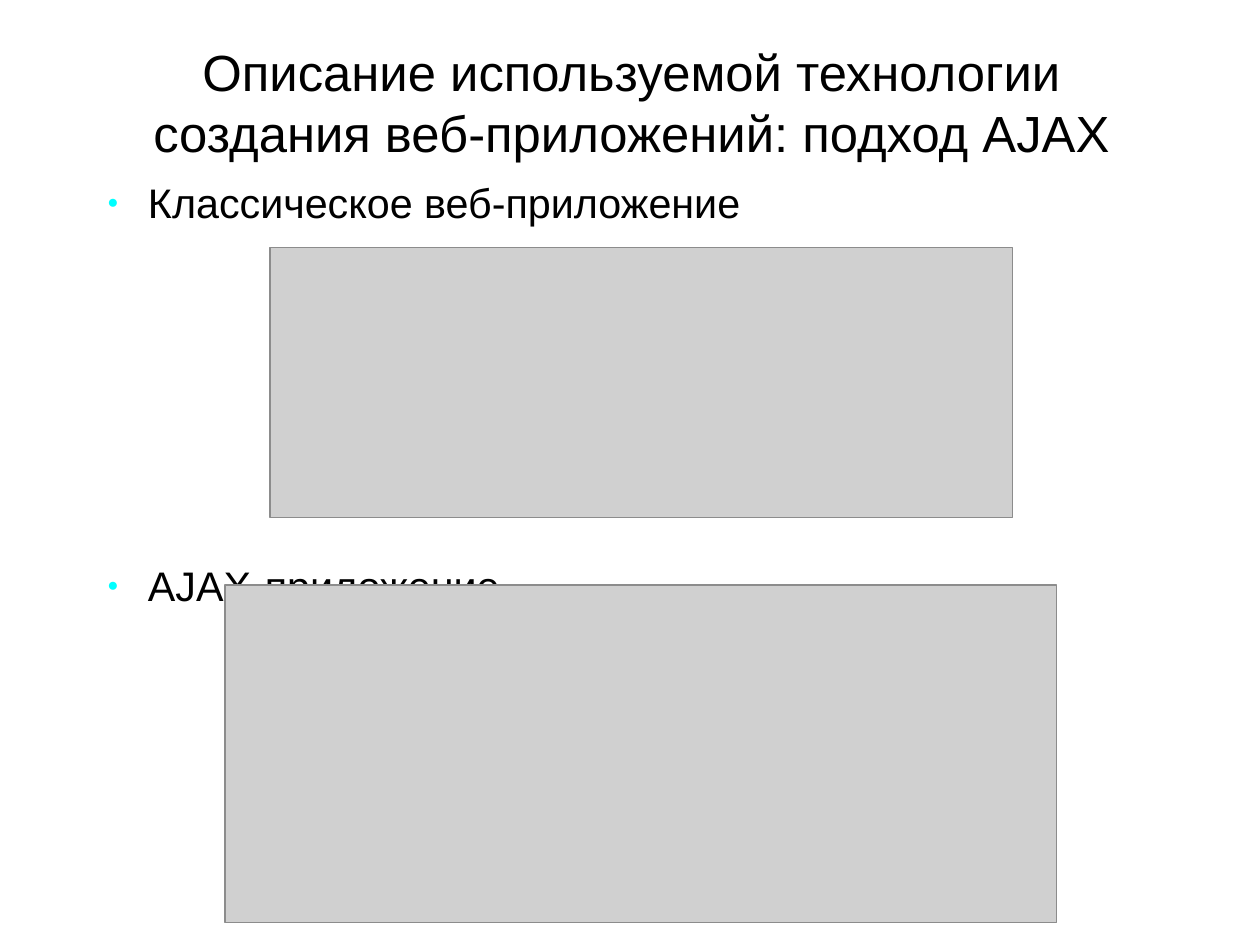
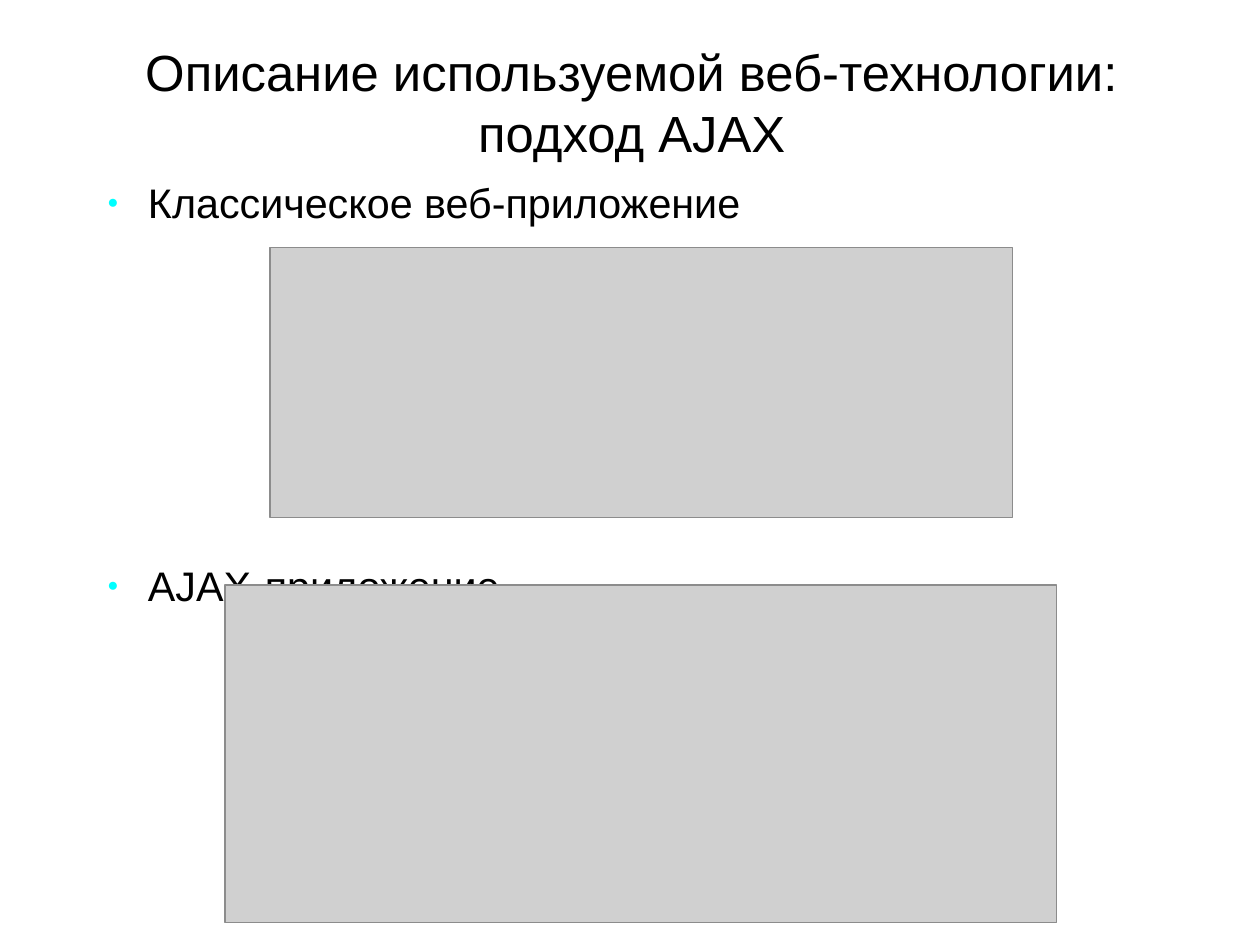
Before and after one commit to aeremenok/a-team-777, a slide deck: slide 4 of diploma/eav/diploma/demo.odp. Drawn at 1260x945 pixels with LibreOffice and Linux fonts; fonts in the diff are those of the drawing; grey boxes stand for pictures. Boxes give left, top, right and bottom in pixels: in the first picture for what was removed or moved away, otherwise in the second. Text is boxed around its words. In the diff, an @@ line names an element or a change of style, - is before the commit and + after.

```diff
--- a/diploma/eav/diploma/demo.odp
+++ b/diploma/eav/diploma/demo.odp
@@ title at <box>145,53,1117,162</box>: text changed @@
-Описание используемой технологии создания веб-приложений: подход AJAX
+Описание используемой веб-технологии: подход AJAX
```
Also in this commit, not shown: 11 other slides changed, 1 slide added, 2 slides removed, 2 other files.
